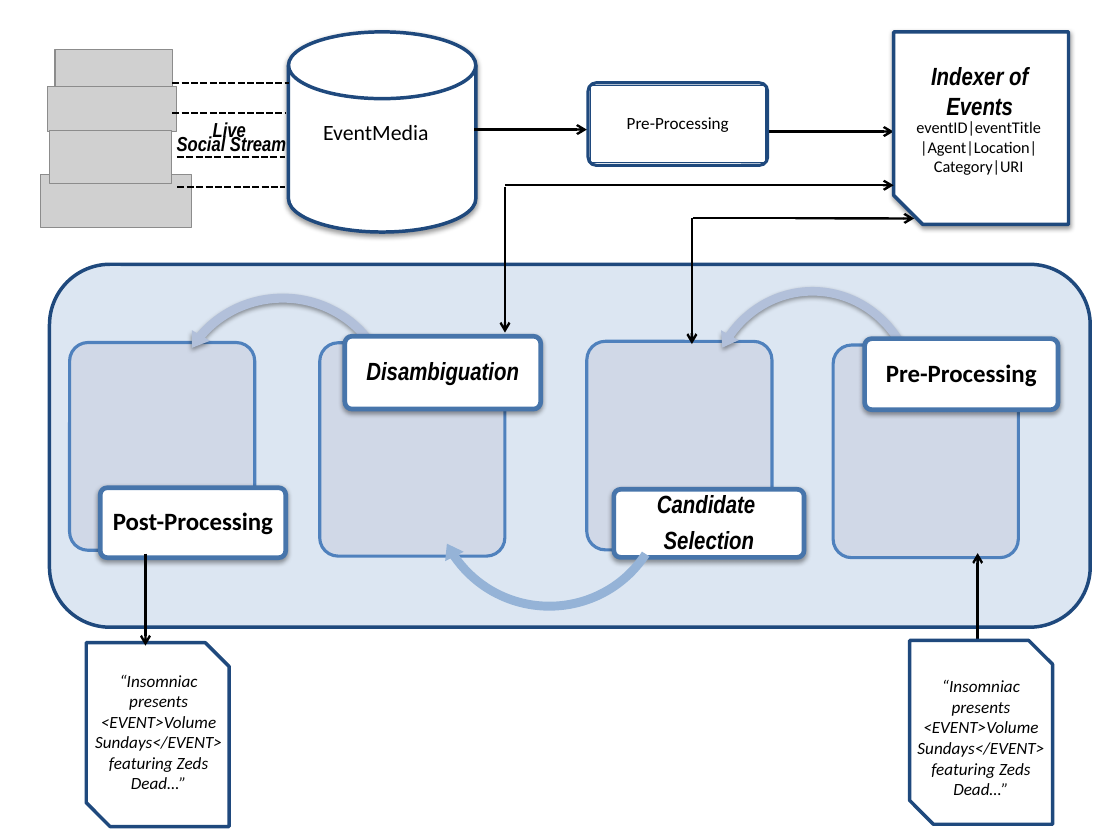
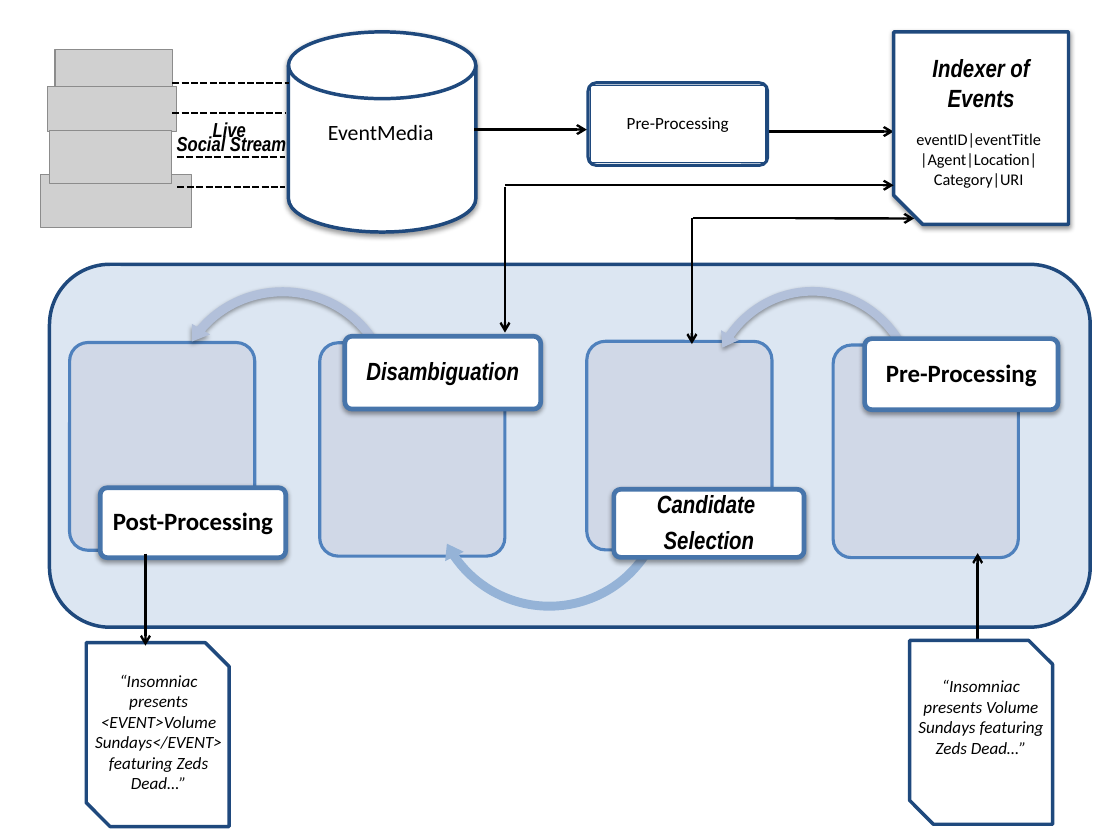
Before and after one commit to amark-india/eventspotter, a slide deck: slide 3 of paper/architecture_source.pptx. Drawn at 1120x840 pixels with LibreOffice and Linux fonts; fonts in the diff are those of the drawing; grey boxes stand for pictures. Boxes give left, top, right and bottom in pixels: in the first picture for what was removed or moved away, otherwise in the second. Text is boxed around its words. In the diff, an @@ line names an element or a change of style, - is before the commit and + after.

```diff
--- a/paper/architecture_source.pptx
+++ b/paper/architecture_source.pptx
@@ text "Indexer of Events" moved from (x1=931, y1=67, x2=1028, y2=116) to (x1=932, y1=59, x2=1029, y2=108) @@
@@ text "EventMedia" moved from (x1=323, y1=125, x2=429, y2=140) to (x1=328, y1=125, x2=434, y2=140) @@
@@ text "eventID|eventTitle" moved from (x1=916, y1=121, x2=1040, y2=175) to (x1=916, y1=133, x2=1040, y2=188) @@
@@ left circular arrow moved from (x1=166, y1=288, x2=399, y2=514) to (x1=166, y1=281, x2=399, y2=507) @@
@@ text at (x1=918, y1=680, x2=1044, y2=754): text changed @@
-“Insomniac presents <EVENT>Volume Sundays</EVENT> featuring Zeds Dead…”
+“Insomniac presents Volume Sundays featuring Zeds Dead…”
```
Also in this commit, not shown: 1 other file.
